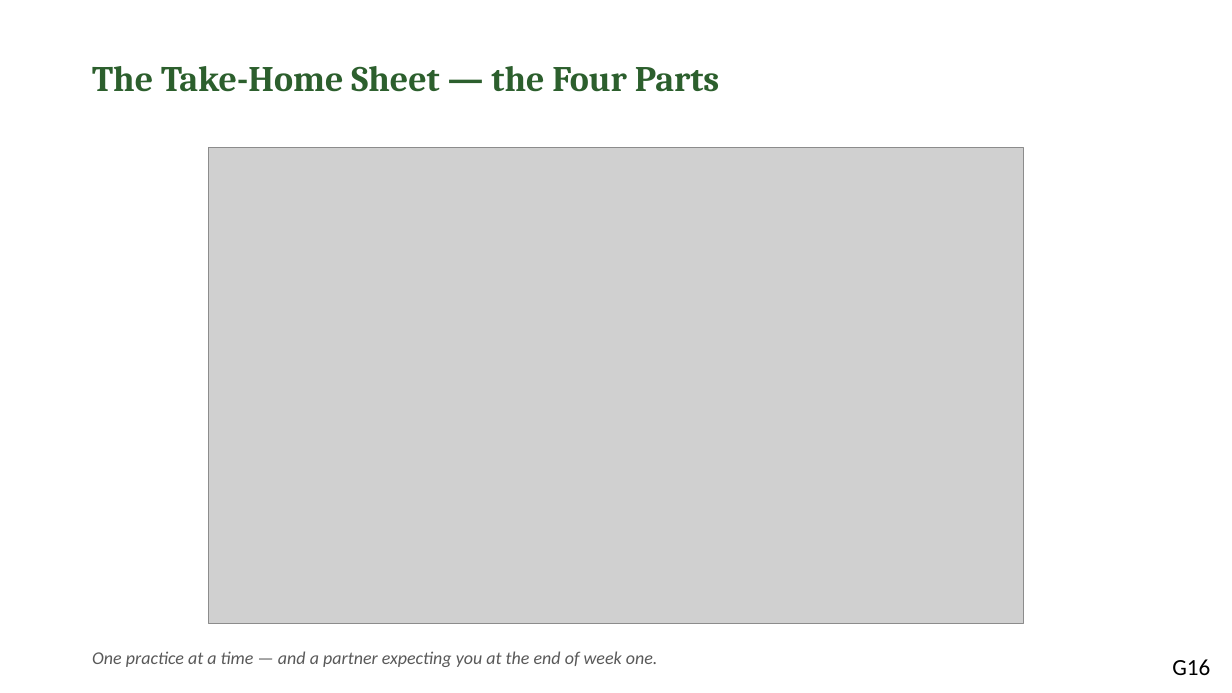
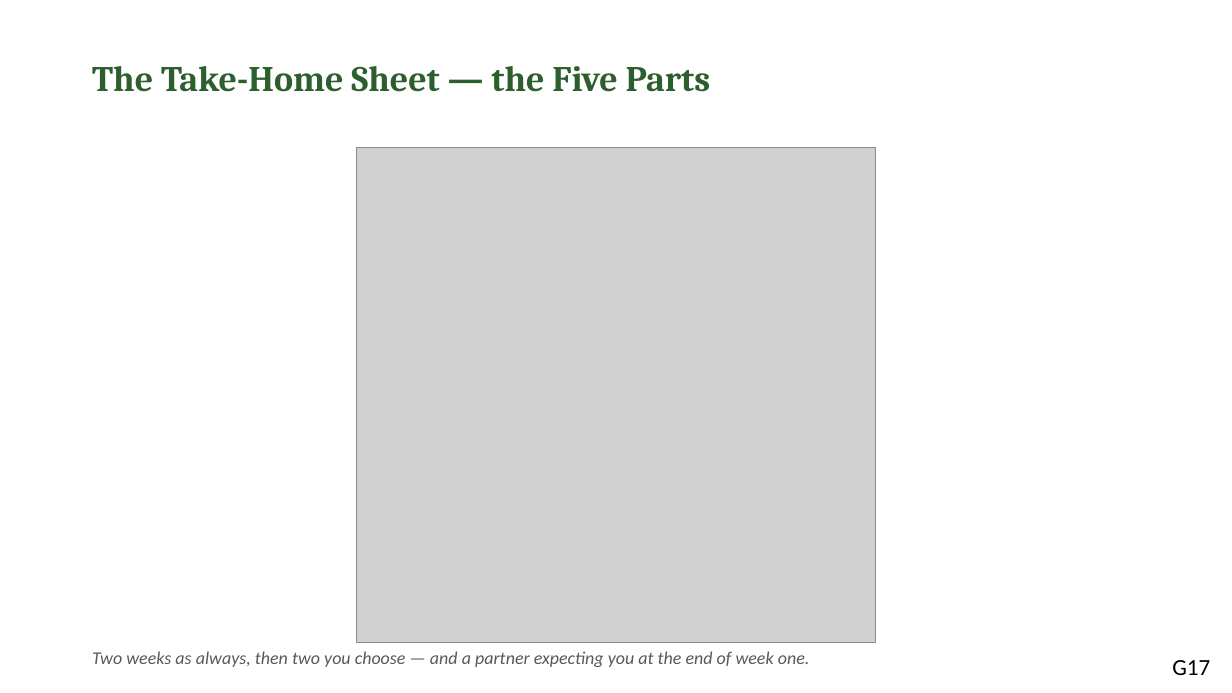
Before and after one commit to jgtittle-ministries/fellowship-of-the-heart-pilot-at-cca-dev, a slide deck: slide 17 of _implementation-notes/evening-series/FotH Evening Session 9-10 Combined Slides DRAFT v1.pptx (slide 16 before the commit). Drawn at 1232x693 pixels with LibreOffice and Linux fonts; fonts in the diff are those of the drawing; grey boxes stand for pictures. Boxes give left, top, right and bottom in pixels: in the first picture for what was removed or moved away, otherwise in the second. Text is boxed around its words. In the diff, an @@ line names an element or a change of style, - is before the commit and + after.

```diff
--- a/_implementation-notes/evening-series/FotH Evening Session 9-10 Combined Slides DRAFT v1.pptx
+++ b/_implementation-notes/evening-series/FotH Evening Session 9-10 Combined Slides DRAFT v1.pptx
@@ text at (92,66,711,92): text changed @@
-The Take-Home Sheet — the Four Parts
+The Take-Home Sheet — the Five Parts
@@ picture: place and size @@
-picture at (209,148,1023,624)
+picture at (356,148,876,642)
@@ text at (92,651,810,667): text changed @@
-One practice at a time — and a partner expecting you at the end of week one.
+Two weeks as always, then two you choose — and a partner expecting you at the end of week one.
@@ text at (1172,660,1210,675): text changed @@
-G16
+G17
```
Also in this commit, not shown: 5 other slides changed, 1 slide added, 10 other files.
